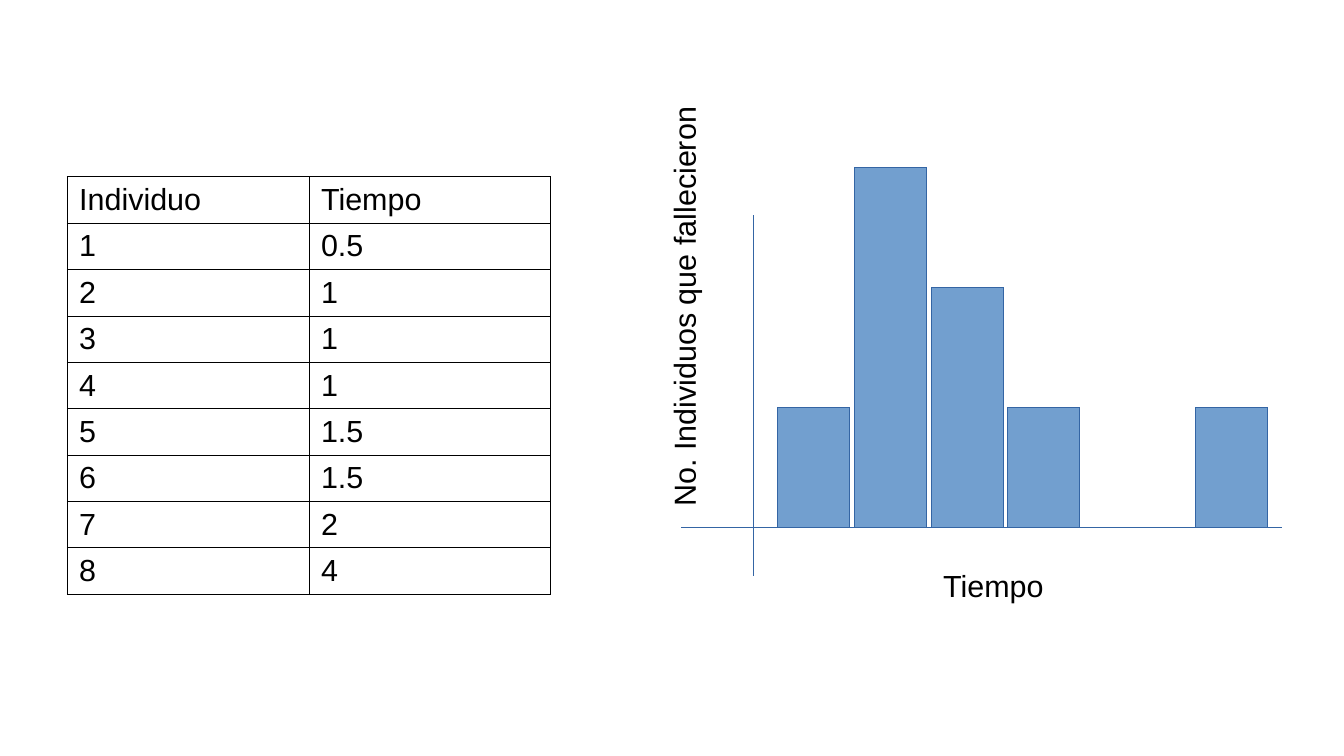
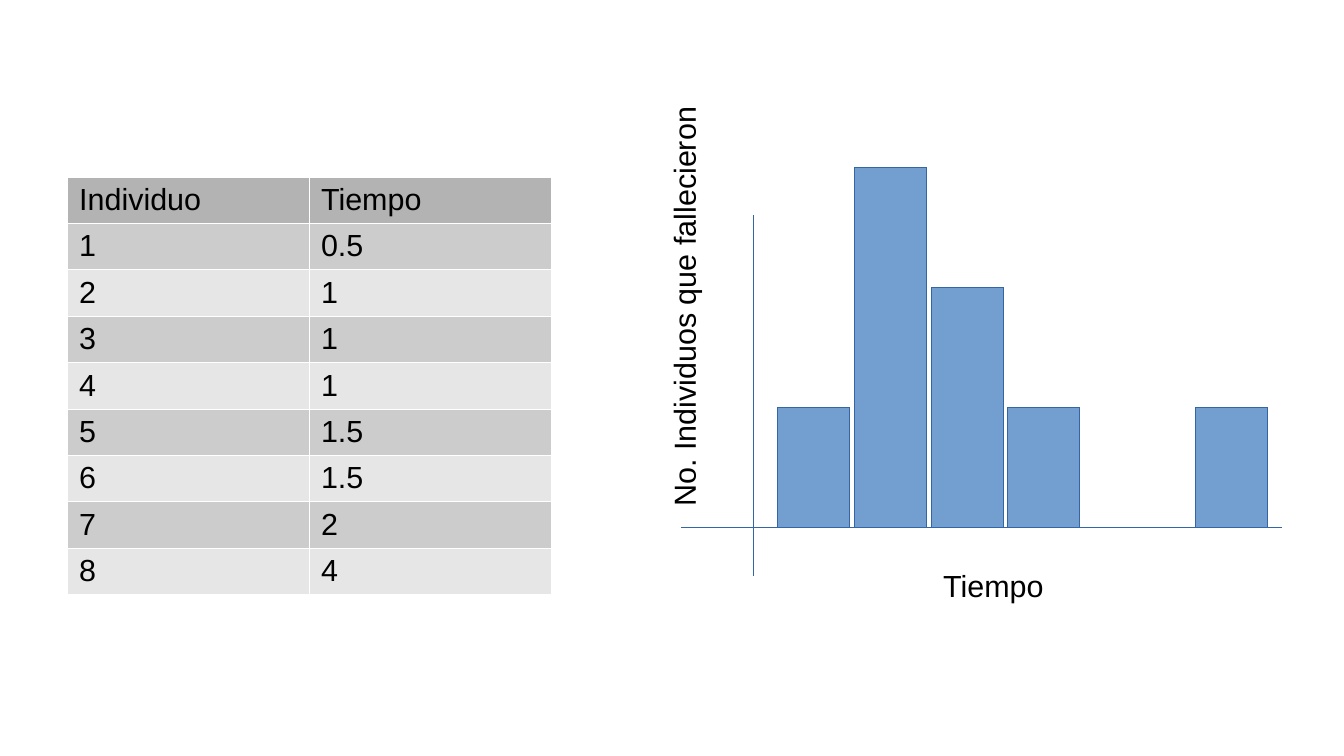
Before and after one commit to gerardommc/Ecologia-Teorica-II, a slide deck: slide 15 of Nicho/Caso-demografico.odp. Drawn at 1344x756 pixels with LibreOffice and Linux fonts; fonts in the diff are those of the drawing. Boxes give left, top, right and bottom in pixels: in the first picture for what was removed or moved away, otherwise in the second. Text is boxed around its words. In the diff, an @@ line names an element or a change of style, - is before the commit and + after.

```diff
--- a/Nicho/Caso-demografico.odp
+++ b/Nicho/Caso-demografico.odp
@@ table at bbox=[67, 177, 550, 596] @@
@@ fill none to #B3B3B3 in row 1 @@
@@ fill none to #CCCCCC in 8 cells @@
@@ fill none to #E6E6E6 in 8 cells @@
@@ borders changed @@
```
Also in this commit, not shown: 1 other slide changed, 1 slide added, 1 slide removed, 13 other files.
